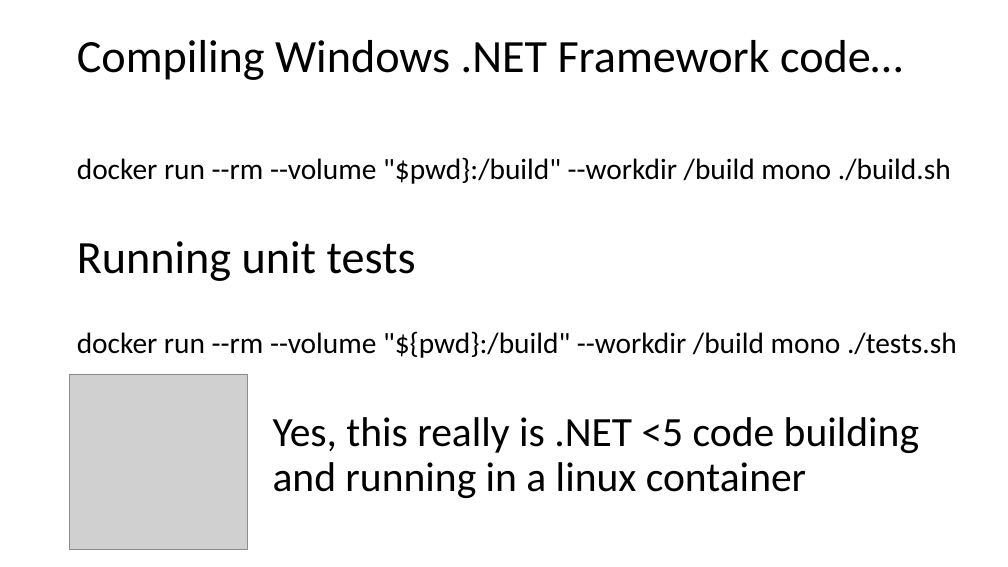
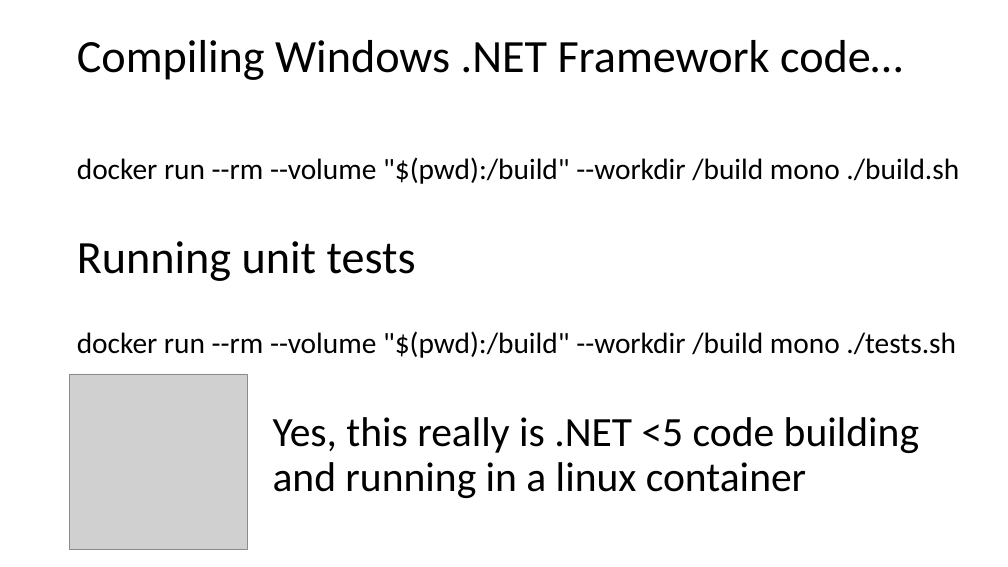
Before and after one commit to pavlosmcg/docker101, a slide deck: slide 20 of Docker 101.pptx. Drawn at 1008x567 pixels with LibreOffice and Linux fonts; fonts in the diff are those of the drawing; grey boxes stand for pictures. Boxes give left, top, right and bottom in pixels: in the first picture for what was removed or moved away, otherwise in the second. Text is boxed around its words. In the diff, an @@ line names an element or a change of style, - is before the commit and + after.

```diff
--- a/Docker 101.pptx
+++ b/Docker 101.pptx
@@ text at [77,157,959,184]: text changed @@
-docker run --rm --volume "$pwd}:/build" --workdir /build mono ./build.sh
+docker run --rm --volume "$(pwd):/build" --workdir /build mono ./build.sh
@@ text at [77,331,956,358]: text changed @@
-docker run --rm --volume "${pwd}:/build" --workdir /build mono ./tests.sh
+docker run --rm --volume "$(pwd):/build" --workdir /build mono ./tests.sh
```
Also in this commit, not shown: 2 other slides changed, 1 slide removed.
